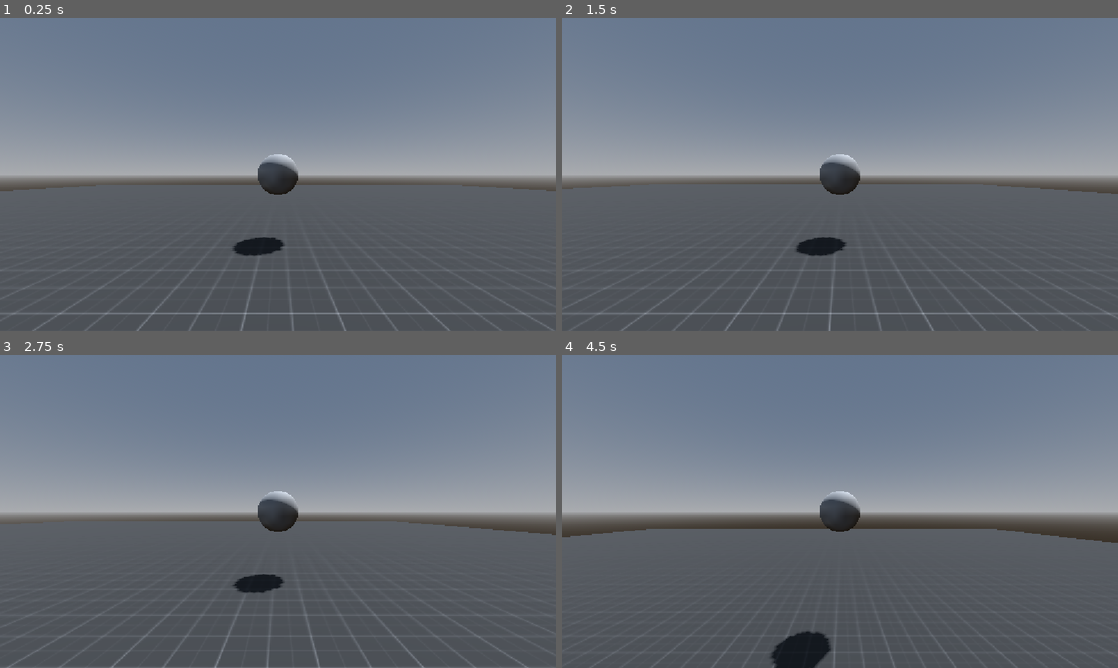
Above: before the commit, frames 1-4 (two rows, left to right).
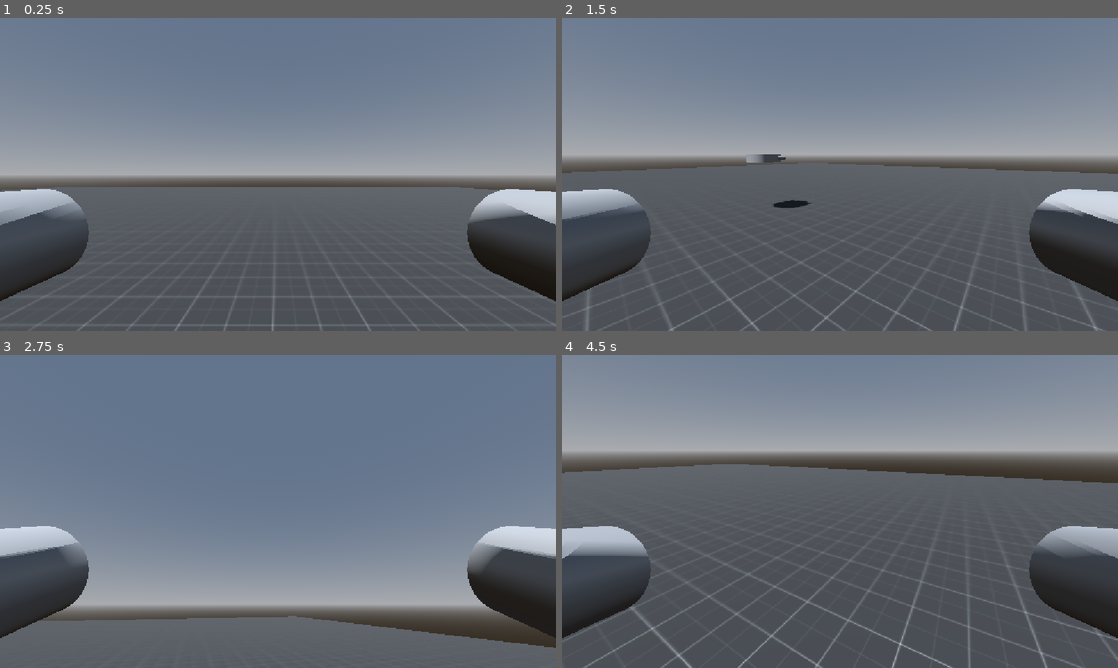
Above: after the commit, the same moments.

Repository: electricmasquerade/shift-game
Game: Godot game, scene res://Environments/sandbox.tscn
The game is run twice, just before and just after one commit, with the same random seed, the same clock (stepped at 60 frames per second) and the same inputs.
Inputs (mouse positions are in pixels of both pictures, inside the frame that each line leads up to):
- Up to frame 1 (0.25 s): no input
- Up to frame 2 (1.5 s): tap Enter (ui_accept) at 0.5, 0.6, 0.77, 1.07, 1.35 s; move the mouse to (962, 158) at 0.52 s; hold D (right) 0.53-1.28 s; move the mouse to (728, 190) at 1.27 s; hold S (backward) from 1.28 s (still down)
- Up to frame 3 (2.75 s): tap Enter (ui_accept) at 1.52, 1.82, 2.1 s; move the mouse to (333, 442) at 2.02 s; release S (backward) at 2.03 s; hold D (right) from 2.03 s (still down)
- Up to frame 4 (4.5 s): move the mouse to (812, 574) at 2.77 s; release D (right) at 2.78 s; hold W (forward) 2.78-3.53 s; tap Enter (ui_accept) at 2.85, 3.02, 3.32, 3.6, 3.77, 4.07, 4.35 s; move the mouse to (1006, 558) at 3.52 s; hold A (left) from 3.53 s (still down); tap Escape (pause, bound only after the commit) at 4.15 s; move the mouse to (673, 464) at 4.27 s

The runs differ from the first frame. In frame 1, 10% of the frame differs, in the area x 0-100%, y 43-100%; in frame 2, 18%; in frame 3, 50%, in the area x 0-100%, y 30-100%; in frame 4, 48%.

Commit message:
added some basic stuff

Diff:
--- a/Autoloads/game_manager.gd
+++ b/Autoloads/game_manager.gd
@@ -1,4 +1,6 @@
 extends Node
+
+@export var sensitivity: float = 0.003
 
 enum GameState{
 	MAIN_MENU,
@@ -10,12 +12,17 @@
 
 # Called when the node enters the scene tree for the first time.
 func _ready() -> void:
-	pass # Replace with function body.
+	# capture mouse by default for now
+	Input.mouse_mode = Input.MOUSE_MODE_CAPTURED
 
 
 # Called every frame. 'delta' is the elapsed time since the previous frame.
 func _process(delta: float) -> void:
-	pass
+	if Input.is_action_just_pressed("pause"):
+		if state == GameState.PAUSED:
+			change_state(GameState.PLAYING)
+		else:
+			change_state(GameState.PAUSED)
 
 func change_state(new_state: GameState) -> void:
 	var current_state: GameState = state
@@ -26,4 +33,20 @@
 		GameState.PLAYING:
 			pass
 		GameState.PAUSED:
+			#exiting pause needs to unpause the game
+			get_tree().paused = false
+
+
+	#handle entering state:
+	match new_state:
+		GameState.MAIN_MENU:
 			pass
+		GameState.PLAYING:
+			# needs to have mouse captured when entering playing state
+			Input.mouse_mode = Input.MOUSE_MODE_CAPTURED
+		GameState.PAUSED:
+			#entering pause needs to pause the game and free mouse
+			get_tree().paused = true
+			Input.mouse_mode = Input.MOUSE_MODE_VISIBLE
+
+	state = new_state
--- a/Autoloads/game_manager.tscn
+++ b/Autoloads/game_manager.tscn
@@ -3,4 +3,5 @@
 [ext_resource type="Script" uid="uid://cjjlgx2jgi6qt" path="res://Autoloads/game_manager.gd" id="1_rtikh"]
 
 [node name="GameManager" type="Node" unique_id=1502673662]
+process_mode = 3
 script = ExtResource("1_rtikh")
--- a/Bodies/body.gd
+++ b/Bodies/body.gd
@@ -1,18 +1,26 @@
 extends CharacterBody3D
 class_name Body
 
+enum BodyState{
+	IDLE,
+	ACTIVE,
+	STUNNED,
+	PLAYER,
+	DEAD
+}
 #All bodies must have a controller that runs the movement or AI or whatever
 @export var controller: Controller
-
+@export var speed: float = 5.0
+@export var cam_marker: Marker3D
+@export var pivot: Node3D
 
 # Called when the node enters the scene tree for the first time.
 func _ready() -> void:
-	pass # Replace with function body.
-
-
-# Called every frame. 'delta' is the elapsed time since the previous frame.
-func _process(delta: float) -> void:
-	pass
+	controller.global_position = pivot.global_position
 
 func _physics_process(delta: float) -> void:
+	controller.update()
+	move_and_slide()
+
+func shifted_into() -> void:
 	pass
--- /dev/null
+++ b/Bodies/drone.gd
@@ -0,0 +1 @@
+extends Body
--- /dev/null
+++ b/Bodies/drone.tscn
@@ -0,0 +1,39 @@
+[gd_scene format=3 uid="uid://kdsylqmtrrhl"]
+
+[ext_resource type="Script" uid="uid://c578v37s2e5p5" path="res://Bodies/drone.gd" id="1_en653"]
+
+[sub_resource type="CapsuleShape3D" id="CapsuleShape3D_wuakl"]
+
+[sub_resource type="CylinderMesh" id="CylinderMesh_wm2rb"]
+height = 0.25
+
+[sub_resource type="CylinderMesh" id="CylinderMesh_wuakl"]
+top_radius = 0.075
+bottom_radius = 0.075
+height = 0.5
+
+[node name="Drone" type="CharacterBody3D" unique_id=1432283229 node_paths=PackedStringArray("cam_marker", "pivot")]
+script = ExtResource("1_en653")
+cam_marker = NodePath("Pivot/CamMarker")
+pivot = NodePath("Pivot")
+
+[node name="CollisionShape3D" type="CollisionShape3D" parent="." unique_id=1764527539]
+transform = Transform3D(1, 0, 0, 0, 1, 0, 0, 0, 1, 0, 1, 0)
+shape = SubResource("CapsuleShape3D_wuakl")
+
+[node name="Pivot" type="Node3D" parent="." unique_id=1787087489]
+transform = Transform3D(1, 0, 0, 0, 1, 0, 0, 0, 1, 0, 1.5, 0)
+
+[node name="MeshInstance3D" type="MeshInstance3D" parent="Pivot" unique_id=511332446]
+mesh = SubResource("CylinderMesh_wm2rb")
+
+[node name="MeshInstance3D2" type="MeshInstance3D" parent="Pivot" unique_id=1114565976]
+transform = Transform3D(1, 0, 0, 0, -4.371139e-08, -1, 0, 1, -4.371139e-08, 0.40000004, 0, 0.20000002)
+mesh = SubResource("CylinderMesh_wuakl")
+
+[node name="MeshInstance3D3" type="MeshInstance3D" parent="Pivot" unique_id=1256023264]
+transform = Transform3D(1, 0, 0, 0, -4.371139e-08, -1, 0, 1, -4.371139e-08, -0.39999998, 0, 0.20000002)
+mesh = SubResource("CylinderMesh_wuakl")
+
+[node name="CamMarker" type="Marker3D" parent="Pivot" unique_id=1054300988]
+transform = Transform3D(1, 0, 0, 0, 1, 0, 0, 0, 1, 0, 0.100000024, -0.10000001)
--- a/Bodies/player_core.gd
+++ b/Bodies/player_core.gd
@@ -1,28 +1,33 @@
 extends Body
 
+@onready var cam_yaw: Node3D = $CamYaw
+@onready var cam_pitch: Node3D = $CamYaw/CamPitch
 
-const SPEED = 5.0
-const JUMP_VELOCITY = 4.5
 
+func _unhandled_input(event: InputEvent) -> void:
+	if event is InputEventMouseMotion:
+		cam_yaw.rotate_y(-event.relative.x * GameManager.sensitivity)
+		cam_pitch.rotate_x(-event.relative.y * GameManager.sensitivity)
+		cam_pitch.rotation.x = clamp(cam_pitch.rotation.x, deg_to_rad(-60), deg_to_rad(60))
 
 func _physics_process(delta: float) -> void:
 	# Add the gravity.
 	if not is_on_floor():
 		velocity += get_gravity() * delta
 
-	# Handle jump.
-	if Input.is_action_just_pressed("ui_accept") and is_on_floor():
-		velocity.y = JUMP_VELOCITY
 
 	# Get the input direction and handle the movement/deceleration.
 	# As good practice, you should replace UI actions with custom gameplay actions.
 	var input_dir := Input.get_vector("left", "right", "forward", "backward")
 	var direction := (transform.basis * Vector3(input_dir.x, 0, input_dir.y)).normalized()
+	var camera_dir: Basis = cam_yaw.basis
+	direction = camera_dir * direction
+
 	if direction:
-		velocity.x = direction.x * SPEED
-		velocity.z = direction.z * SPEED
+		velocity.x = direction.x * speed
+		velocity.z = direction.z * speed
 	else:
-		velocity.x = move_toward(velocity.x, 0, SPEED)
-		velocity.z = move_toward(velocity.z, 0, SPEED)
+		velocity.x = move_toward(velocity.x, 0, speed)
+		velocity.z = move_toward(velocity.z, 0, speed)
 
 	move_and_slide()
--- a/Bodies/player_core.tscn
+++ b/Bodies/player_core.tscn
@@ -19,13 +19,14 @@
 transform = Transform3D(1, 0, 0, 0, 1, 0, 0, 0, 1, 0, 1, 0)
 shape = SubResource("CapsuleShape3D_wuakl")
 
-[node name="CamPitch" type="Node3D" parent="." unique_id=528559565]
-transform = Transform3D(1, 0, 0, 0, 1, 0, 0, 0, 1, 0, 1.5, 0)
+[node name="CamYaw" type="Node3D" parent="." unique_id=528559565]
+transform = Transform3D(1, 0, 0, 0, 1, 0, 0, 0, 1, 0, 2.8, 0)
 
-[node name="CamYaw" type="Node3D" parent="CamPitch" unique_id=468387044]
+[node name="CamPitch" type="Node3D" parent="CamYaw" unique_id=468387044]
 
-[node name="SpringArm3D" type="SpringArm3D" parent="CamPitch/CamYaw" unique_id=307336117]
+[node name="SpringArm3D" type="SpringArm3D" parent="CamYaw/CamPitch" unique_id=307336117]
 shape = SubResource("SphereShape3D_wuakl")
 spring_length = 5.0
 
-[node name="Camera3D" type="Camera3D" parent="CamPitch/CamYaw/SpringArm3D" unique_id=610299010]
+[node name="Camera3D" type="Camera3D" parent="CamYaw/CamPitch/SpringArm3D" unique_id=610299010]
+transform = Transform3D(1, 0, 0, 0, 0.9659258, 0.25881904, 0, -0.25881904, 0.9659258, 0, 0, 0)
--- a/Controllers/controller.gd
+++ b/Controllers/controller.gd
@@ -1,9 +1,11 @@
-extends Node
+extends Node3D
 class_name Controller
-
+var parent: CharacterBody3D
 
 # Called when the node enters the scene tree for the first time.
 func _ready() -> void:
+	parent = get_parent()
+	print(parent)
 	pass # Replace with function body.
 
 
--- /dev/null
+++ b/Controllers/enemy_controller.gd
@@ -0,0 +1,6 @@
+extends Controller
+
+
+# Called when the node enters the scene tree for the first time.
+func _ready() -> void:
+	super()
--- /dev/null
+++ b/Controllers/enemy_controller.tscn
@@ -0,0 +1,6 @@
+[gd_scene format=3 uid="uid://baomn5h8r6vxy"]
+
+[ext_resource type="Script" uid="uid://s4aud5uhs3e3" path="res://Controllers/enemy_controller.gd" id="1_7ilre"]
+
+[node name="EnemyController" type="Node3D" unique_id=1959152664]
+script = ExtResource("1_7ilre")
--- a/Controllers/player_controller.gd
+++ b/Controllers/player_controller.gd
@@ -1,11 +1,32 @@
 extends Controller
+@onready var fps_cam: Camera3D = $Camera3D
+
+func _unhandled_input(event: InputEvent) -> void:
+	if event is InputEventMouseMotion:
+		parent.rotate_y(-event.relative.x * GameManager.sensitivity)
+		parent.pivot.rotate_x(event.relative.y * GameManager.sensitivity)
+		rotate_x(event.relative.y * GameManager.sensitivity)
+
+		parent.pivot.rotation.x = clamp(parent.pivot.rotation.x, deg_to_rad(-60), deg_to_rad(60))
+		rotation.x = clamp(rotation.x, deg_to_rad(-60), deg_to_rad(60))
+# # Called when the node enters the scene tree for the first time.
+func _ready() -> void:
+	super()
+	fps_cam.position = parent.cam_marker.position
 
 
-# Called when the node enters the scene tree for the first time.
-func _ready() -> void:
-	pass # Replace with function body.
+func _physics_process(delta: float) -> void:
+	# Get the input direction and handle the movement/deceleration.
+	# As good practice, you should replace UI actions with custom gameplay actions.
+	var input_dir := Input.get_vector("left", "right", "forward", "backward")
+	var direction := (parent.transform.basis * Vector3(input_dir.x, 0, input_dir.y)).normalized()
+	var camera_dir: Basis = parent.pivot.basis
+	direction = camera_dir * -direction
 
-
-# Called every frame. 'delta' is the elapsed time since the previous frame.
-func _process(delta: float) -> void:
-	pass
+	if direction:
+		parent.velocity.x = direction.x * parent.speed
+		parent.velocity.z = direction.z * parent.speed
+		#pivot.basis = Basis.looking_at(direction)
+	else:
+		parent.velocity.x = move_toward(parent.velocity.x, 0, parent.speed)
+		parent.velocity.z = move_toward(parent.velocity.z, 0, parent.speed)
--- a/Controllers/player_controller.tscn
+++ b/Controllers/player_controller.tscn
@@ -2,5 +2,7 @@
 
 [ext_resource type="Script" uid="uid://bwqycjmq1uth6" path="res://Controllers/player_controller.gd" id="1_3skec"]
 
-[node name="PlayerController" type="Node" unique_id=2015174566]
+[node name="PlayerController" type="Node3D" unique_id=2119422287]
 script = ExtResource("1_3skec")
+
+[node name="Camera3D" type="Camera3D" parent="." unique_id=439500393]
--- a/Environments/sandbox.tscn
+++ b/Environments/sandbox.tscn
@@ -1,7 +1,9 @@
 [gd_scene format=3 uid="uid://uygxf52p2h71"]
 
 [ext_resource type="Material" uid="uid://q3d6ng3o6idr" path="res://Assets/Materials/uvgrid/uvgrid.tres" id="1_8oscj"]
-[ext_resource type="PackedScene" uid="uid://knu5ggq6utgc" path="res://Bodies/player_core.tscn" id="2_bv0cw"]
+[ext_resource type="PackedScene" uid="uid://baomn5h8r6vxy" path="res://Controllers/enemy_controller.tscn" id="2_qpj41"]
+[ext_resource type="PackedScene" uid="uid://kdsylqmtrrhl" path="res://Bodies/drone.tscn" id="3_qpj41"]
+[ext_resource type="PackedScene" uid="uid://d18xvyxch5rhd" path="res://Controllers/player_controller.tscn" id="4_m0kq6"]
 
 [sub_resource type="ProceduralSkyMaterial" id="ProceduralSkyMaterial_bv0cw"]
 sky_horizon_color = Color(0.66224277, 0.6717428, 0.6867428, 1)
@@ -16,6 +18,11 @@
 
 [node name="Sandbox" type="Node3D" unique_id=1064977585]
 
+[node name="Drone2" parent="." unique_id=1432283229 node_paths=PackedStringArray("controller") instance=ExtResource("3_qpj41")]
+controller = NodePath("EnemyController")
+
+[node name="EnemyController" parent="Drone2" unique_id=1959152664 instance=ExtResource("2_qpj41")]
+
 [node name="WorldEnvironment" type="WorldEnvironment" parent="." unique_id=634943444]
 environment = SubResource("Environment_qpj41")
 
@@ -29,5 +36,9 @@
 size = Vector3(50, 2, 50)
 material = ExtResource("1_8oscj")
 
-[node name="PlayerCore" parent="." unique_id=530571987 instance=ExtResource("2_bv0cw")]
-transform = Transform3D(1, 0, 0, 0, 1, 0, 0, 0, 1, -0.14239204, 1.1920929e-07, -0.29035592)
+[node name="Drone" parent="." unique_id=505338016 node_paths=PackedStringArray("controller") instance=ExtResource("3_qpj41")]
+transform = Transform3D(1, 0, 0, 0, 1, 0, 0, 0, 1, -2.549345, 0, -0.2631197)
+controller = NodePath("PlayerController")
+
+[node name="PlayerController" parent="Drone" unique_id=2015174566 instance=ExtResource("4_m0kq6")]
+transform = Transform3D(-1, 0, -8.742278e-08, 0, 1, 0, 8.742278e-08, 0, -1, 0, 2, 0)
--- a/project.godot
+++ b/project.godot
@@ -14,6 +14,10 @@
 run/main_scene="uid://uygxf52p2h71"
 config/features=PackedStringArray("4.7", "GL Compatibility")
 config/icon="res://icon.svg"
+
+[autoload]
+
+GameManager="*uid://dmg8x8uk12eyk"
 
 [display]
 
@@ -57,6 +61,11 @@
 "events": [Object(InputEventKey,"resource_local_to_scene":false,"resource_name":"","device":-1,"window_id":0,"alt_press …(195 unchanged characters)…
 ]
 }
+pause={
+"deadzone": 0.2,
+"events": [Object(InputEventKey,"resource_local_to_scene":false,"resource_name":"","device":-1,"window_id":0,"alt_pressed":false,"shift_pressed":false,"ctrl_pressed":false,"meta_pressed":false,"pressed":false,"keycode":0,"physical_keycode":4194305,"key_label":0,"unicode":0,"location":0,"echo":false,"script":null)
+]
+}
 
 [layer_names]
 
Not shown, added: Bodies/drone.gd.uid
Not shown, added: Controllers/enemy_controller.gd.uid
